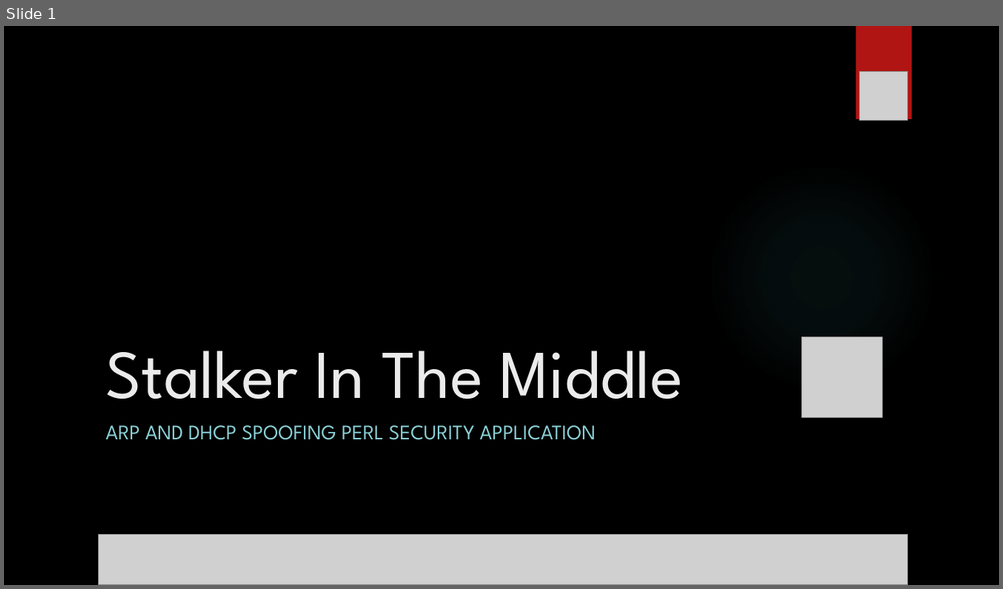
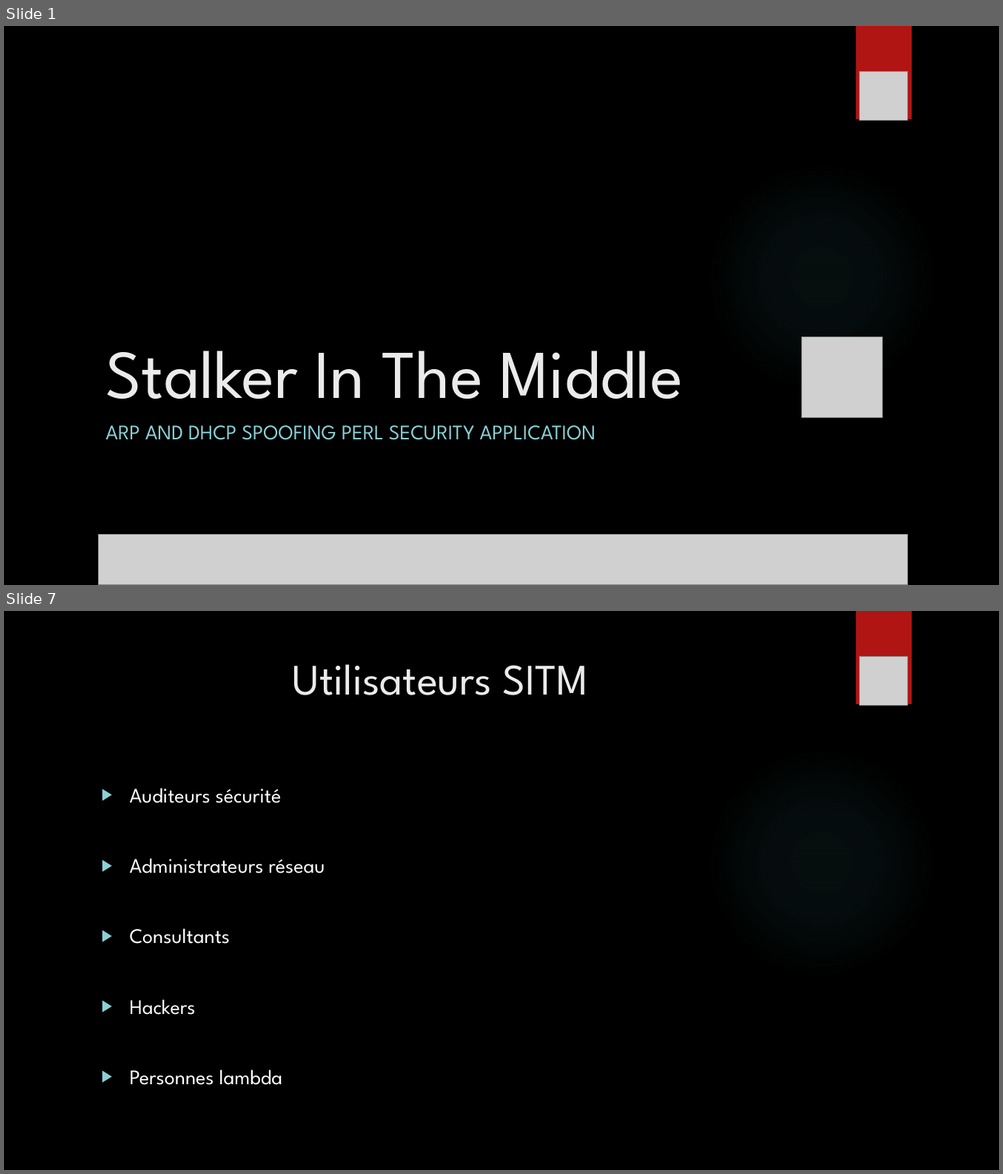
Before and after one commit to Inpeel/SITM, a slide deck: Avant-Projet/Stalker In The Middle.pptx. Shown one above the other, each under a label of ours: slide 1 before the commit, slides 1 and 7 after it; the slides between them are not shown. The pictures are 1003x589 and 1003x1174 pixels, drawn with LibreOffice and Linux fonts; fonts in the diff are those of the drawing; grey boxes stand for pictures; background and template pictures are left out. Boxes give left, top, right and bottom in pixels: in the first picture for what was removed or moved away, otherwise in the second. Text is boxed around its words. In the diff, an @@ line names an element or a change of style, - is before the commit and + after.

```diff
--- a/Avant-Projet/Stalker In The Middle.pptx
+++ b/Avant-Projet/Stalker In The Middle.pptx
@@ slide 7 added at bbox=[4, 611, 999, 1170], background picture (left out); not listed: 2 template elements that a slide beside it also shows @@
@@ title added at bbox=[293, 664, 589, 695], 42 pt, text #EBEBEB @@
+Utilisateurs SITM
@@ picture added at bbox=[859, 657, 908, 705] @@
@@ text added at bbox=[130, 788, 324, 1085], 20 pt, text #FFFFFF @@
+▶ Auditeurs sécurité
+▶ Administrateurs réseau
+▶ Consultants
+▶ Hackers
+▶ Personnes lambda
```
Also in this commit, not shown: 3 slides changed, 14 other slides added, 5 slides removed, 1 other file.
